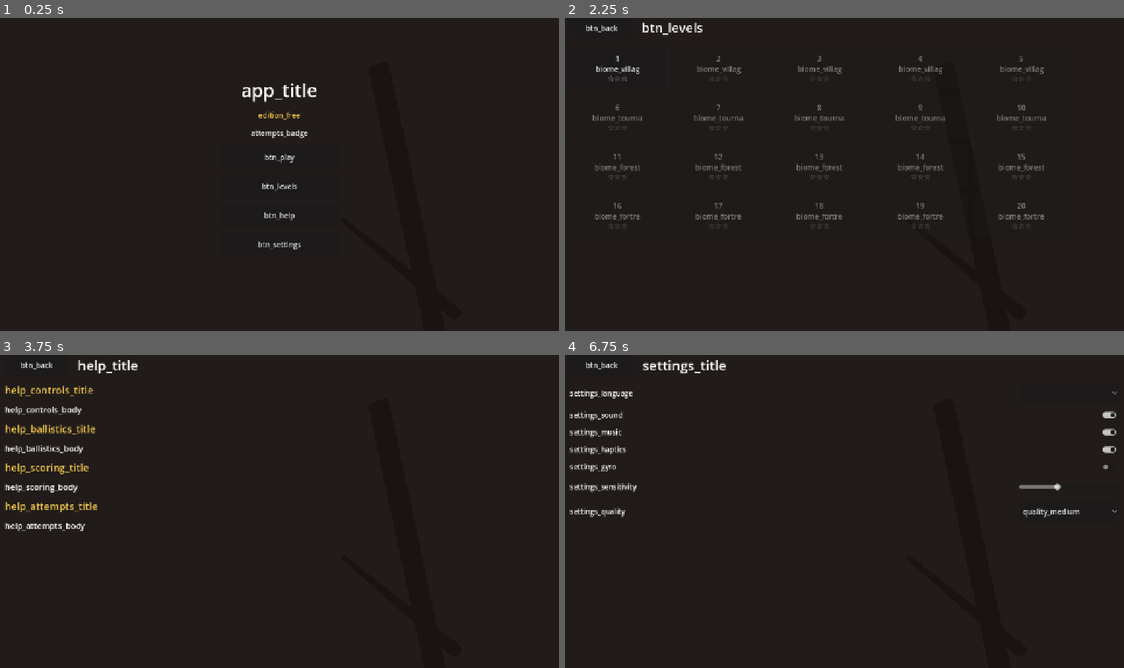
Above: before the commit, frames 1-4 (two rows, left to right).
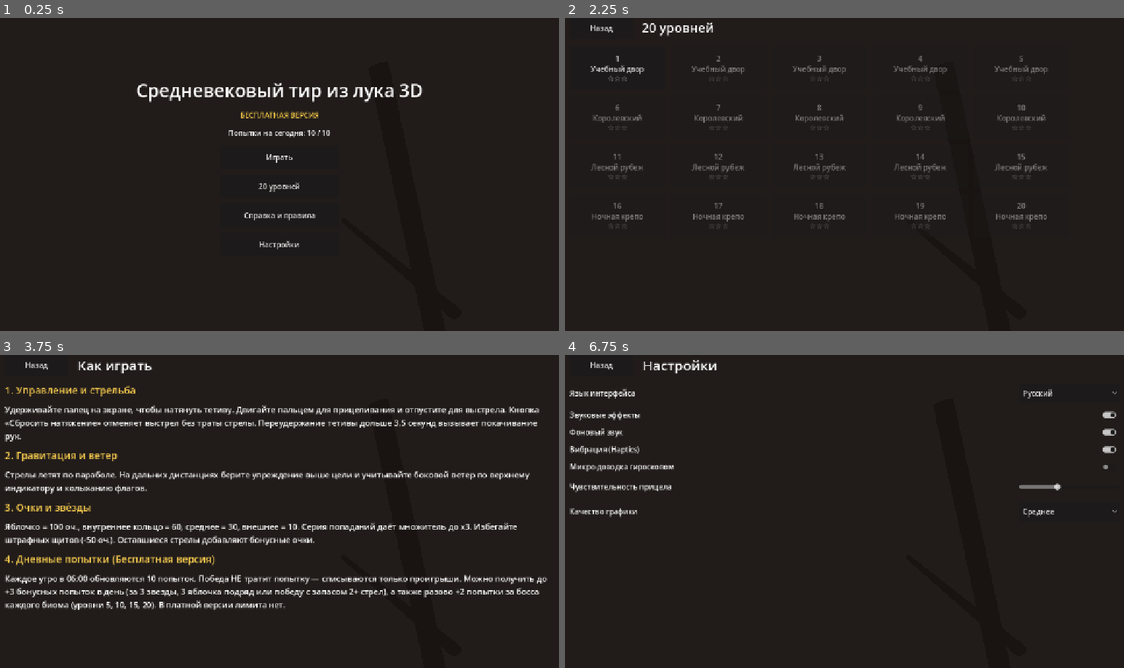
Above: after the commit, the same moments.

Repository: o1egkl/medieval-archery-3d
Game: Godot game, scene res://scenes/main.tscn
The game is run twice, just before and just after one commit, with the same random seed, the same clock (stepped at 60 frames per second) and the same inputs.
Inputs (mouse positions are in pixels of both pictures, inside the frame that each line leads up to):
- Up to frame 1 (0.25 s): no input
- Up to frame 2 (2.25 s): click (844, 187) at 0.5 s, where only the run before the commit has a clickable "btn_levels"; click (604, 27) at 1.25 s, where only the run before the commit has a clickable "btn_back"; click (844, 187) at 2 s, where only the run after the commit has a clickable "20 уровней"
- Up to frame 3 (3.75 s): click (39, 364) at 2.75 s, where only the run after the commit has a clickable "Назад"; click (279, 552) at 3.5 s, where only the run before the commit has a clickable "btn_help"
- Up to frame 4 (6.75 s): click "btn_back" (after the commit: "Назад") at 4.25 s; click (844, 552) at 5 s, where only the run after the commit has a clickable "Справка и правила"; click "btn_back" (after the commit: "Назад") at 5.75 s; click (844, 580) at 6.5 s, where only the run before the commit has a clickable "btn_settings"

The runs differ from the first frame. In frame 1, 2.0% of the frame differs, in the area x 24-76%, y 20-74%; in frame 2, 2.0%; in frame 3, 11%, in the area x 0-98%, y 1-82%; in frame 4, 1.9%.
Error before the commit: Parse Error: Cannot infer the type of "norm" variable because the value doesn't have a set type. (res://scripts/gameplay/target.gd:120)

Commit message:
Fix target.gd typing, switch localization to JSON, fix Android CI HOME

Diff:
--- /dev/null
+++ b/localization/translations.json
@@ -0,0 +1,236 @@
+{
+  "languages": [
+    "en",
+    "ru"
+  ],
+  "strings": {
+    "app_title": {
+      "en": "Medieval Archery Range 3D",
+      "ru": "Средневековый тир из лука 3D"
+    },
+    "edition_free": {
+      "en": "FREE EDITION",
+      "ru": "БЕСПЛАТНАЯ ВЕРСИЯ"
+    },
+    "edition_paid": {
+      "en": "PRO EDITION (UNLIMITED)",
+      "ru": "ПОЛНАЯ ВЕРСИЯ (БЕЗ ЛИМИТОВ)"
+    },
+    "btn_play": {
+      "en": "Play",
+      "ru": "Играть"
+    },
+    "btn_levels": {
+      "en": "20 Levels",
+      "ru": "20 уровней"
+    },
+    "btn_help": {
+      "en": "Help & Rules",
+      "ru": "Справка и правила"
+    },
+    "btn_settings": {
+      "en": "Settings",
+      "ru": "Настройки"
+    },
+    "btn_back": {
+      "en": "Back",
+      "ru": "Назад"
+    },
+    "btn_resume": {
+      "en": "Resume",
+      "ru": "Продолжить"
+    },
+    "btn_retry": {
+      "en": "Retry",
+      "ru": "Повторить"
+    },
+    "btn_next_level": {
+      "en": "Next Level",
+      "ru": "Следующий уровень"
+    },
+    "btn_main_menu": {
+      "en": "Main Menu",
+      "ru": "Главное меню"
+    },
+    "btn_cancel_shot": {
+      "en": "Cancel Shot",
+      "ru": "Сбросить натяжение"
+    },
+    "hud_level_score": {
+      "en": "LVL {level} | {score} / {target}",
+      "ru": "УР. {level} | {score} / {target}"
+    },
+    "hud_wind": {
+      "en": "Wind: {speed} m/s",
+      "ru": "Ветер: {speed} м/с"
+    },
+    "hud_arrows": {
+      "en": "Arrows: {left} / {total}",
+      "ru": "Стрелы: {left} / {total}"
+    },
+    "hud_timer": {
+      "en": "Time: {sec}s",
+      "ru": "Время: {sec} с"
+    },
+    "hud_combo": {
+      "en": "Combo x{mult}",
+      "ru": "Серия x{mult}"
+    },
+    "attempts_badge": {
+      "en": "Daily Attempts: {left} / {base}",
+      "ru": "Попытки на сегодня: {left} / {base}"
+    },
+    "attempts_unlimited": {
+      "en": "Unlimited Attempts (Pro)",
+      "ru": "Безлимитные попытки (Pro)"
+    },
+    "attempts_exhausted_title": {
+      "en": "No Attempts Left Today",
+      "ru": "Попытки на сегодня закончились"
+    },
+    "attempts_exhausted_body": {
+      "en": "Your 10 daily attempts refresh at 06:00 local time. Upgrade to the Pro edition for unlimited play.",
+      "ru": "Ваши 10 ежедневных попыток обновятся в 06:00 по местному времени. Полная версия снимает ограничения навсегда."
+    },
+    "biome_village": {
+      "en": "Village Courtyard",
+      "ru": "Учебный двор деревни"
+    },
+    "biome_tournament": {
+      "en": "Royal Tournament",
+      "ru": "Королевский турнир"
+    },
+    "biome_forest": {
+      "en": "Dusk Forest",
+      "ru": "Лесной рубеж"
+    },
+    "biome_fortress": {
+      "en": "Night Fortress",
+      "ru": "Ночная крепость"
+    },
+    "result_win": {
+      "en": "LEVEL COMPLETE!",
+      "ru": "УРОВЕНЬ ПРОЙДЕН!"
+    },
+    "result_fail": {
+      "en": "LEVEL FAILED",
+      "ru": "УРОВЕНЬ НЕ ПРОЙДЕН"
+    },
+    "result_score": {
+      "en": "Score: {score} (Target: {target})",
+      "ru": "Очки: {score} (Нужно: {target})"
+    },
+    "result_stars": {
+      "en": "Stars earned: {stars} / 3",
+      "ru": "Звёзды: {stars} / 3"
+    },
+    "bonus_perfect": {
+      "en": "+1 Bonus Attempt: Perfect Shot!",
+      "ru": "+1 бонусная попытка: Идеальный выстрел!"
+    },
+    "bonus_economy": {
+      "en": "+1 Bonus Attempt: Sniper Economy!",
+      "ru": "+1 бонусная попытка: Снайперская экономия!"
+    },
+    "bonus_boss": {
+      "en": "+2 Bonus Attempts: Biome Conquered!",
+      "ru": "+2 бонусные попытки: Биом покорён!"
+    },
+    "hit_bullseye": {
+      "en": "BULLSEYE! +{pts}",
+      "ru": "ЯБЛОЧКО! +{pts}"
+    },
+    "hit_ring": {
+      "en": "HIT +{pts}",
+      "ru": "ПОПАДАНИЕ +{pts}"
+    },
+    "hit_barrel": {
+      "en": "BONUS BARREL! +{pts}",
+      "ru": "БОНУСНАЯ БОЧКА! +{pts}"
+    },
+    "hit_penalty": {
+      "en": "SHIELD PENALTY! {pts}",
+      "ru": "ШТРАФ ЗА ЩИТ! {pts}"
+    },
+    "settings_title": {
+      "en": "Settings",
+      "ru": "Настройки"
+    },
+    "settings_language": {
+      "en": "Interface Language",
+      "ru": "Язык интерфейса"
+    },
+    "settings_sound": {
+      "en": "Sound Effects (SFX)",
+      "ru": "Звуковые эффекты"
+    },
+    "settings_music": {
+      "en": "Ambient Audio",
+      "ru": "Фоновый звук"
+    },
+    "settings_haptics": {
+      "en": "Vibration (Haptics)",
+      "ru": "Вибрация (Haptics)"
+    },
+    "settings_gyro": {
+      "en": "Gyroscope Micro-Aim",
+      "ru": "Микро-доводка гироскопом"
+    },
+    "settings_sensitivity": {
+      "en": "Aim Sensitivity",
+      "ru": "Чувствительность прицела"
+    },
+    "settings_quality": {
+      "en": "Graphics Quality",
+      "ru": "Качество графики"
+    },
+    "quality_low": {
+      "en": "Low",
+      "ru": "Низкое"
+    },
+    "quality_medium": {
+      "en": "Medium",
+      "ru": "Среднее"
+    },
+    "quality_high": {
+      "en": "High",
+      "ru": "Высокое"
+    },
+    "help_title": {
+      "en": "How to Play",
+      "ru": "Как играть"
+    },
+    "help_controls_title": {
+      "en": "1. Controls & Shooting",
+      "ru": "1. Управление и стрельба"
+    },
+    "help_controls_body": {
+      "en": "Press and hold anywhere on the screen to draw the bowstring. Drag your finger to aim, then release to fire. Tap 'Cancel Shot' to relax the bow without spending an arrow. Holding full draw longer than 3.5 seconds causes hand sway.",
+      "ru": "Удерживайте палец на экране, чтобы натянуть тетиву. Двигайте пальцем для прицеливания и отпустите для выстрела. Кнопка «Сбросить натяжение» отменяет выстрел без траты стрелы. Переудержание тетивы дольше 3,5 секунд вызывает покачивание рук."
+    },
+    "help_ballistics_title": {
+      "en": "2. Gravity & Wind",
+      "ru": "2. Гравитация и ветер"
+    },
+    "help_ballistics_body": {
+      "en": "Arrows follow a realistic arc. Aim slightly above distant targets and compensate for crosswind shown on the top wind indicator and fluttering banners.",
+      "ru": "Стрелы летят по параболе. На дальних дистанциях берите упреждение выше цели и учитывайте боковой ветер по верхнему индикатору и колыханию флагов."
+    },
+    "help_scoring_title": {
+      "en": "3. Scoring & Stars",
+      "ru": "3. Очки и звёзды"
+    },
+    "help_scoring_body": {
+      "en": "Bullseye = 100 pts, Inner = 60, Middle = 30, Outer = 10. Consecutive hits build a Combo multiplier (up to x3). Avoid red penalty shields (-50 pts). Unused arrows award bonus points.",
+      "ru": "Яблочко = 100 оч., внутреннее кольцо = 60, среднее = 30, внешнее = 10. Серия попаданий даёт множитель до x3. Избегайте штрафных щитов (-50 оч.). Оставшиеся стрелы добавляют бонусные очки."
+    },
+    "help_attempts_title": {
+      "en": "4. Daily Attempts (Free Edition)",
+      "ru": "4. Дневные попытки (Бесплатная версия)"
+    },
+    "help_attempts_body": {
+      "en": "You start with 10 attempts every morning at 06:00. Winning a level NEVER spends an attempt — only failing does. Earn up to +3 daily bonus attempts for 3-star wins, 3 bullseyes in a row, or finishing with 2+ arrows left, plus +2 one-time attempts for beating each biome boss (levels 5, 10, 15, 20). The Paid edition removes all limits.",
+      "ru": "Каждое утро в 06:00 обновляются 10 попыток. Победа НЕ тратит попытку — списываются только проигрыши. Можно получить до +3 бонусных попыток в день (за 3 звезды, 3 яблочка подряд или победу с запасом 2+ стрел), а также разово +2 попытки за босса каждого биома (уровни 5, 10, 15, 20). В платной версии лимита нет."
+    }
+  }
+}
--- a/scripts/autoload/audio_manager.gd
+++ b/scripts/autoload/audio_manager.gd
@@ -30,7 +30,7 @@
 	data.resize(count * 2)
 	var phase := 0.0
 	for i in range(count):
-		var t := float(i) / float(max(count, 1))
+		var t := float(i) / float(maxi(count, 1))
 		var freq := lerpf(freq_start, freq_end, t)
 		phase += TAU * freq / float(sample_rate)
 		var env := sin(t * PI)
@@ -48,7 +48,7 @@
 	var data := PackedByteArray()
 	data.resize(count * 2)
 	for i in range(count):
-		var t := float(i) / float(max(count, 1))
+		var t := float(i) / float(maxi(count, 1))
 		var env := (1.0 - t) * (1.0 - t)
 		var sample := int(clampf(randf_range(-1.0, 1.0) * env * volume, -1.0, 1.0) * 32767.0)
 		data.encode_s16(i * 2, sample)
--- a/scripts/autoload/localization_manager.gd
+++ b/scripts/autoload/localization_manager.gd
@@ -2,11 +2,11 @@
 
 signal language_changed(lang_code: String)
 
-const CSV_PATH := "res://localization/translations.csv"
+const JSON_PATH := "res://localization/translations.json"
 
 var available_languages: Array[String] = []
 var current_language: String = "ru"
-var _table: Dictionary = {} # lang -> { key: text }
+var _strings: Dictionary = {} # key -> { lang: text }
 
 const LANGUAGE_LABELS := {
 	"en": "English",
@@ -18,38 +18,26 @@
 }
 
 func _ready() -> void:
-	_load_csv()
+	_load_json()
 	var saved_lang := str(SaveManager.get_setting("language", "ru"))
 	if saved_lang in available_languages:
 		current_language = saved_lang
 	elif available_languages.size() > 0:
 		current_language = available_languages[0]
 
-func _load_csv() -> void:
-	if not FileAccess.file_exists(CSV_PATH):
-		push_error("Missing translations CSV: " + CSV_PATH)
+func _load_json() -> void:
+	if not FileAccess.file_exists(JSON_PATH):
+		push_error("Missing translations JSON: " + JSON_PATH)
 		return
-	var file := FileAccess.open(CSV_PATH, FileAccess.READ)
-	var headers := file.get_csv_line()
-	if headers.size() < 2:
+	var file := FileAccess.open(JSON_PATH, FileAccess.READ)
+	var parsed = JSON.parse_string(file.get_as_text())
+	if typeof(parsed) != TYPE_DICTIONARY:
+		push_error("Invalid translations JSON")
 		return
 	available_languages.clear()
-	for i in range(1, headers.size()):
-		var code := headers[i].strip_edges()
-		if code != "":
-			available_languages.append(code)
-			_table[code] = {}
-	while not file.eof_reached():
-		var row := file.get_csv_line()
-		if row.size() < 2:
-			continue
-		var key := row[0].strip_edges()
-		if key == "":
-			continue
-		for i in range(1, min(row.size(), headers.size())):
-			var code := headers[i].strip_edges()
-			if _table.has(code):
-				_table[code][key] = row[i]
+	for lang in parsed.get("languages", ["en", "ru"]):
+		available_languages.append(str(lang))
+	_strings = parsed.get("strings", {})
 
 func set_language(lang_code: String) -> void:
 	if not (lang_code in available_languages):
@@ -63,10 +51,12 @@
 
 func t(key: String, params: Dictionary = {}) -> String:
 	var text := key
-	if _table.has(current_language) and _table[current_language].has(key):
-		text = _table[current_language][key]
-	elif _table.has("en") and _table["en"].has(key):
-		text = _table["en"][key]
+	if _strings.has(key) and typeof(_strings[key]) == TYPE_DICTIONARY:
+		var entry: Dictionary = _strings[key]
+		if entry.has(current_language):
+			text = str(entry[current_language])
+		elif entry.has("en"):
+			text = str(entry["en"])
 	for p in params.keys():
 		text = text.replace("{" + str(p) + "}", str(params[p]))
 	return text
--- a/scripts/gameplay/target.gd
+++ b/scripts/gameplay/target.gd
@@ -117,7 +117,7 @@
 
 	var local_pos := _pivot.to_local(world_hit_pos)
 	var dist := Vector2(local_pos.x, local_pos.y).length()
-	var norm := dist / max(radius, 0.01)
+	var norm: float = dist / maxf(radius, 0.01)
 
 	if norm <= 0.24:
 		return {"hit": true, "points": 100, "kind": "bullseye", "bullseye": true}
--- a/scripts/ui/main.gd
+++ b/scripts/ui/main.gd
@@ -227,7 +227,8 @@
 		lang_opt.add_item(LocalizationManager.get_language_display_name(code), i)
 		if code == LocalizationManager.current_language:
 			sel_idx = i
-	lang_opt.select(sel_idx)
+	if lang_opt.item_count > 0:
+		lang_opt.select(sel_idx)
 	lang_opt.item_selected.connect(func(idx): LocalizationManager.set_language(LocalizationManager.available_languages[idx]))
 	lang_row.add_child(lang_opt)
 	vbox.add_child(lang_row)
Not shown, changed: export_presets.cfg
